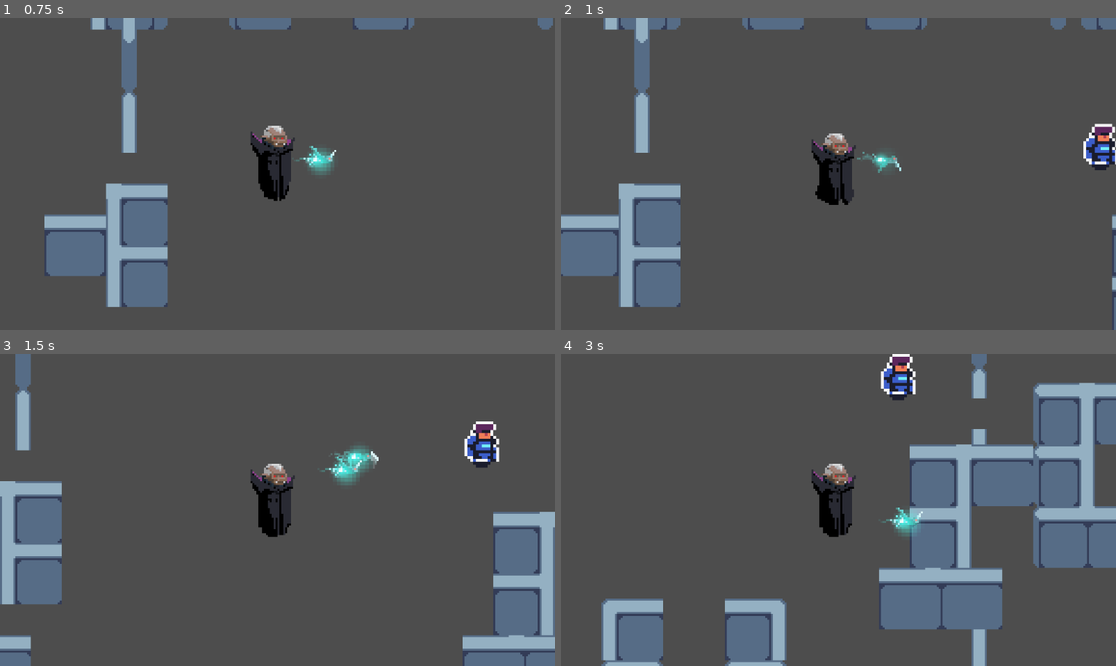
Above: before the commit, frames 1-4 (two rows, left to right).
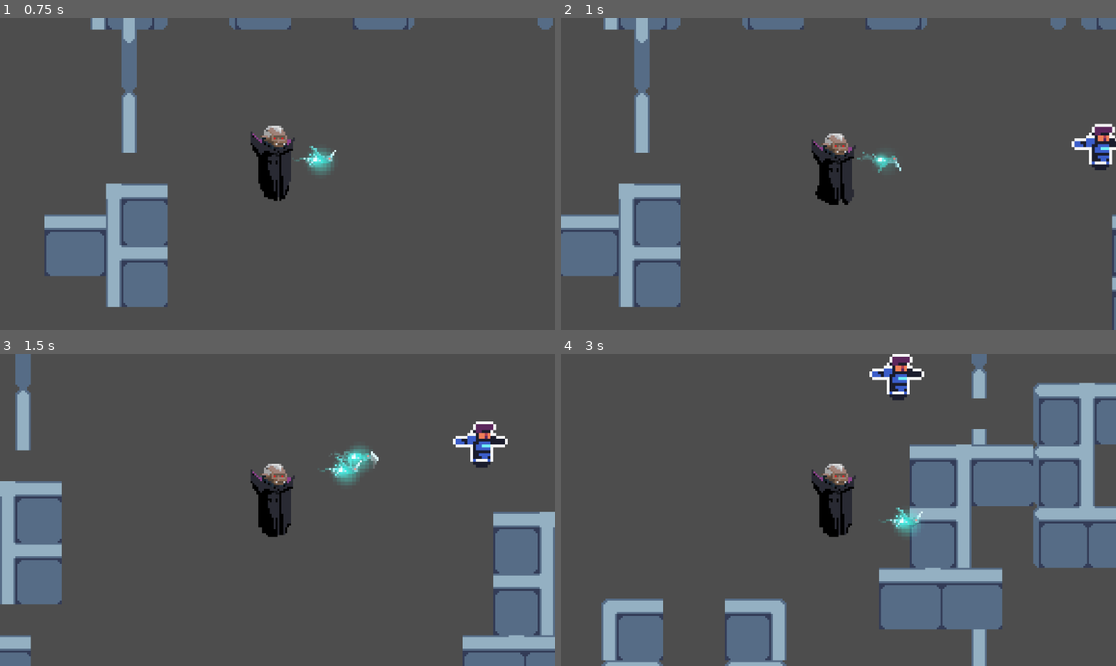
Above: after the commit, the same moments.

Repository: brianxiaodev/bloodmoon
Game: Godot game, scene res://scenes/blood_moon.tscn
Same seed, same stepped clock (60 frames per second), same inputs: the game is played once before the commit and once after it.
Inputs (mouse positions are in pixels of both pictures, inside the frame that each line leads up to):
- Up to frame 1 (0.75 s): tap Enter at 0.5 s; move the mouse to (399, 158) at 0.52 s; hold Right (ui_right) from 0.53 s (still down); hold Space (shoot) from 0.53 s (still down); click (399, 158) at 0.67 s
- Up to frame 2 (1 s): keep holding Right (ui_right); keep holding Space (shoot)
- Up to frame 3 (1.5 s): move the mouse to (166, 525) at 1.27 s; release Right (ui_right) at 1.28 s; release Space (shoot) at 1.28 s; hold Down (ui_down) from 1.28 s (still down); tap Space (shoot) at 1.35 s
- Up to frame 4 (3 s): move the mouse to (894, 441) at 2.02 s; release Down (ui_down) at 2.03 s; hold Right (ui_right) 2.03-2.78 s; hold Space (shoot) 2.03-2.78 s; move the mouse to (810, 572) at 2.77 s; hold Up (ui_up) from 2.78 s (still down); tap Space (shoot) at 2.85 s; click (810, 572) at 2.92 s

Frame 1 is identical in both runs. In frame 2, 0.3% of the frame differs, in the area x 91-100%, y 37-47%; in frame 3, 0.3%; in frame 4, 0.3%, in the area x 55-66%, y 3-13%.

Commit message:
vampire attack, bullet collision, enemy death

Diff:
--- a/scenes/enemy.gd
+++ b/scenes/enemy.gd
@@ -5,4 +5,8 @@
 
 func handle_hit():
 	health -= 20
-	print("enemy hit", health)
+	if health <= 0:
+		$AnimatedSprite2D.animation = "dead"
+		$AnimatedSprite2D.speed_scale = 2.5
+		$AnimatedSprite2D.play()
+		queue_free()
--- a/scenes/enemy.tscn
+++ b/scenes/enemy.tscn
@@ -89,7 +89,7 @@
 "duration": 1.0,
 "texture": SubResource("AtlasTexture_nenq2")
 }],
-"loop": true,
+"loop": false,
 "name": &"dead",
 "speed": 5.0
 }, {
@@ -151,8 +151,7 @@
 position = Vector2(0, -10)
 scale = Vector2(0.5, 0.5)
 sprite_frames = SubResource("SpriteFrames_j0cyh")
-animation = &"idle"
-frame_progress = 0.946972
+animation = &"dead"
 
 [node name="CollisionShape2D" type="CollisionShape2D" parent="."]
 position = Vector2(0, -2.84375)
